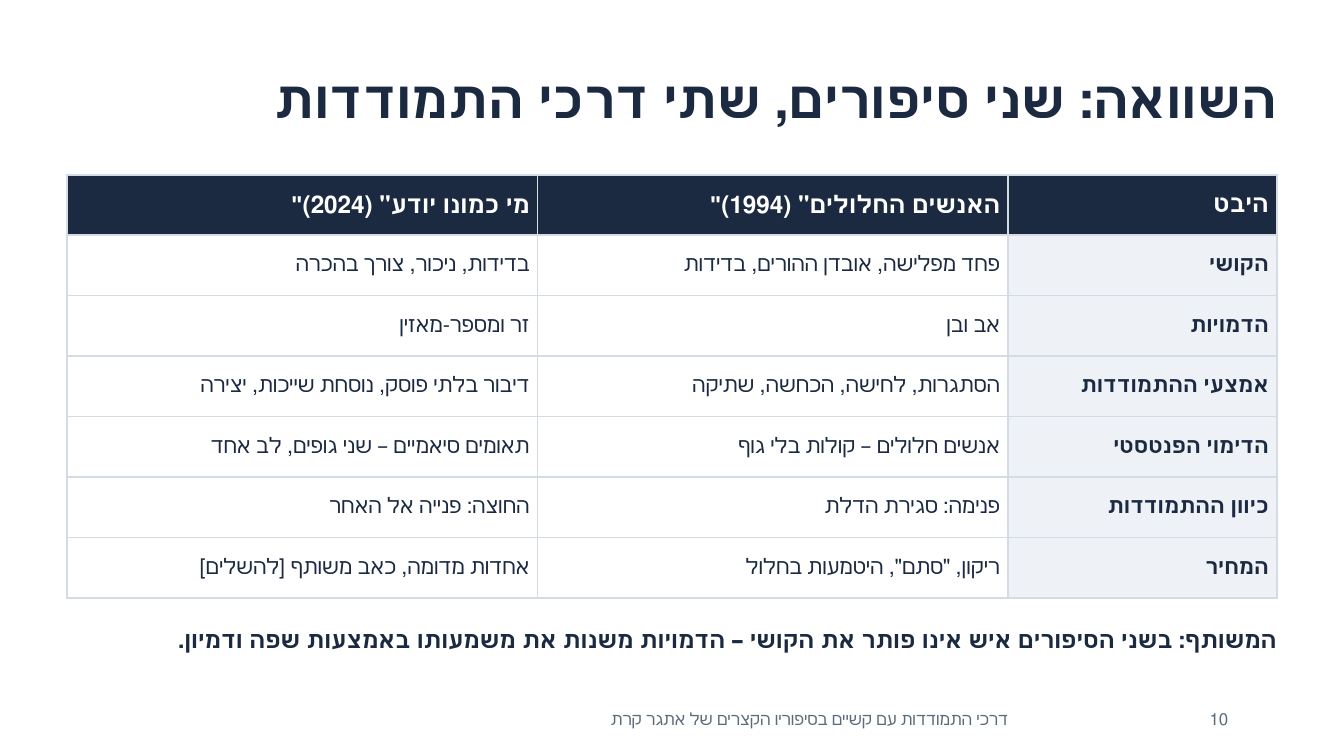
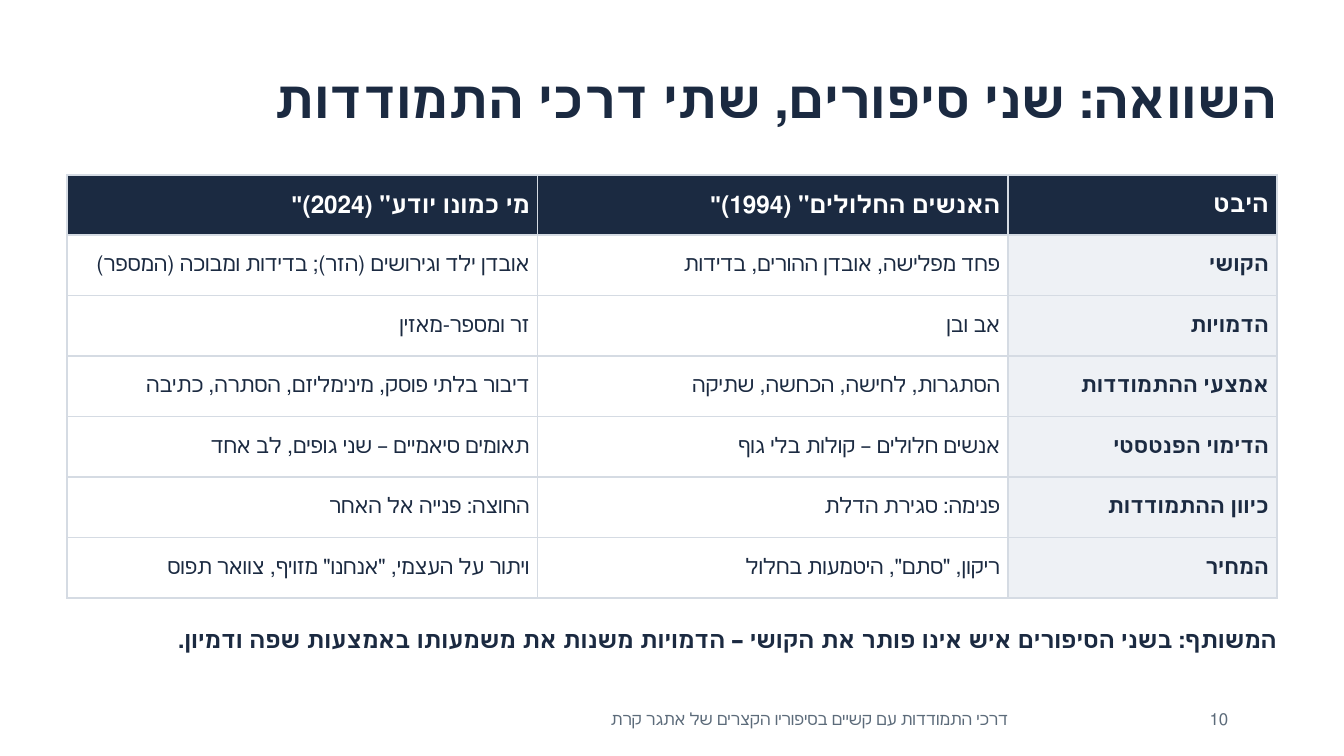
Before and after one commit to azbargarawan-sudo/clickwriting-landing, a slide deck: slide 10 of seminar/מצגת-סמינריון-קרת.pptx. Drawn at 1344x756 pixels with LibreOffice and Linux fonts; fonts in the diff are those of the drawing. Boxes give left, top, right and bottom in pixels: in the first picture for what was removed or moved away, otherwise in the second. Text is boxed around its words. In the diff, an @@ line names an element or a change of style, - is before the commit and + after.

```diff
--- a/seminar/מצגת-סמינריון-קרת.pptx
+++ b/seminar/מצגת-סמינריון-קרת.pptx
@@ table at box(67, 175, 1277, 583) @@
-row 2, column 1: בדידות, ניכור, צורך בהכרה
+row 2, column 1: אובדן ילד וגירושים (הזר); בדידות ומבוכה (המספר)
-row 4, column 1: דיבור בלתי פוסק, נוסחת שייכות, יצירה
+row 4, column 1: דיבור בלתי פוסק, מינימליזם, הסתרה, כתיבה
@@ row 7, column 1: "אחדות מדומה, כאב משותף [להשלים]" to "ויתור על העצמי, "אנחנו" מזויף, צוואר תפוס" @@
```
Also in this commit, not shown: 4 other slides changed, 2 other files.
